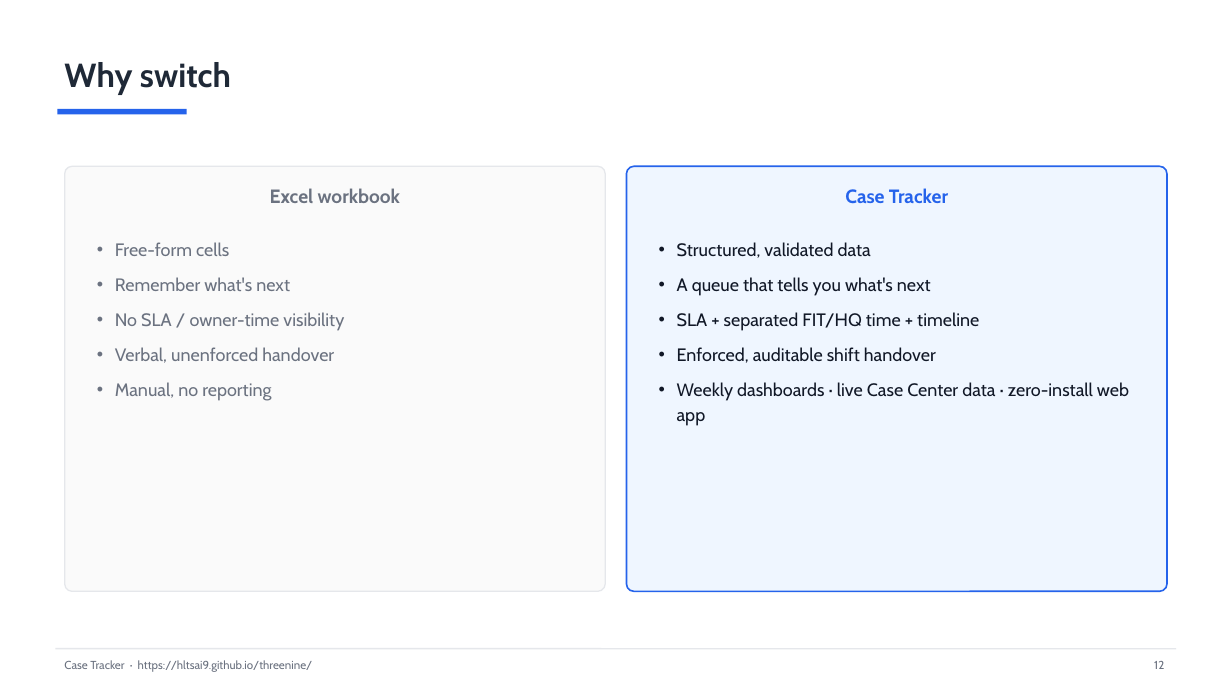
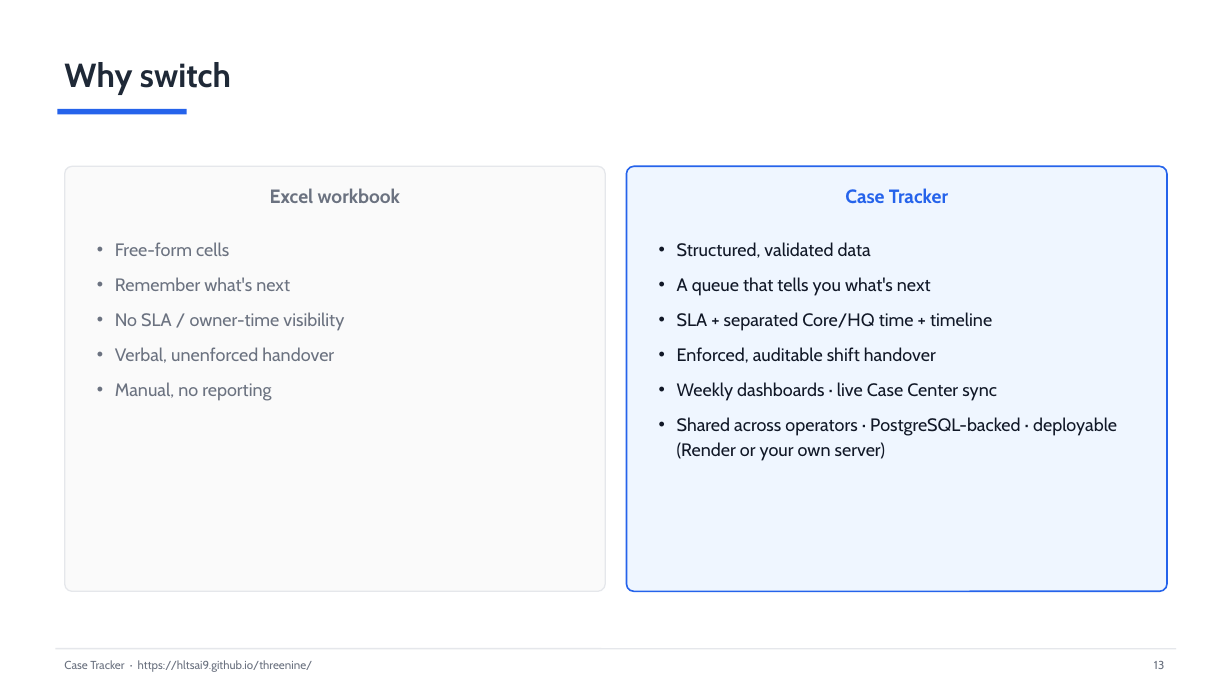
Before and after one commit to hltsai9/threenine, a slide deck: slide 14 of slides/Case-Tracker-Overview.pptx (slide 13 before the commit). Drawn at 1232x693 pixels with LibreOffice and Linux fonts; fonts in the diff are those of the drawing. Boxes give left, top, right and bottom in pixels: in the first picture for what was removed or moved away, otherwise in the second. Text is boxed around its words. In the diff, an @@ line names an element or a change of style, - is before the commit and + after.

```diff
--- a/slides/Case-Tracker-Overview.pptx
+++ b/slides/Case-Tracker-Overview.pptx
@@ text at [677, 312, 992, 331]: text changed @@
-• SLA + separated FIT/HQ time + timeline
+• SLA + separated Core/HQ time + timeline
@@ text at [677, 382, 1117, 461]: text changed @@
-• Weekly dashboards · live Case Center data · zero-install web app
+• Weekly dashboards · live Case Center sync
+• Shared across operators · PostgreSQL-backed · deployable (Render or your own server)
@@ text at [1154, 661, 1164, 669]: text changed @@
-12
+13
```
Also in this commit, not shown: 11 other slides changed, 3 slides added, 1 slide removed, 5 other files.
